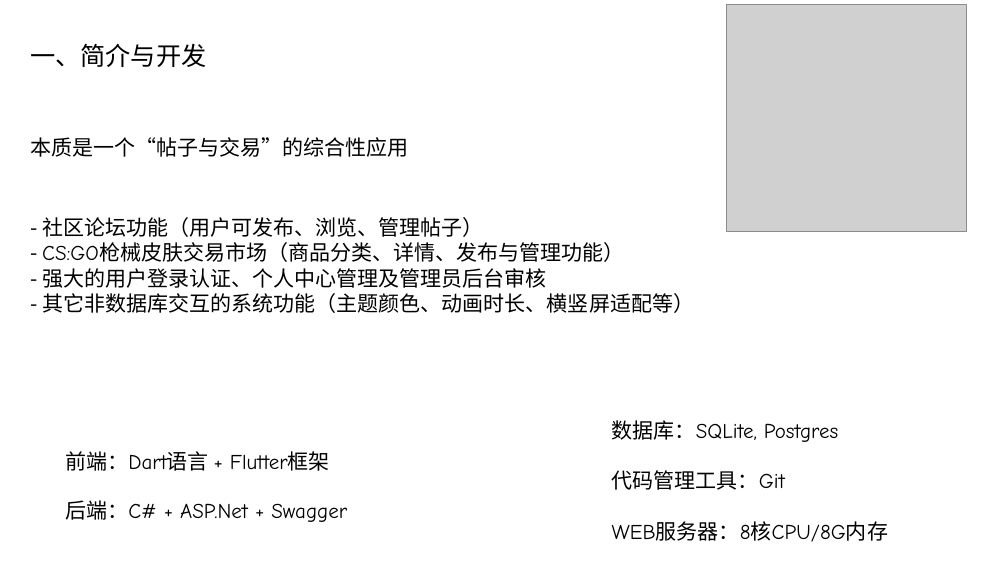
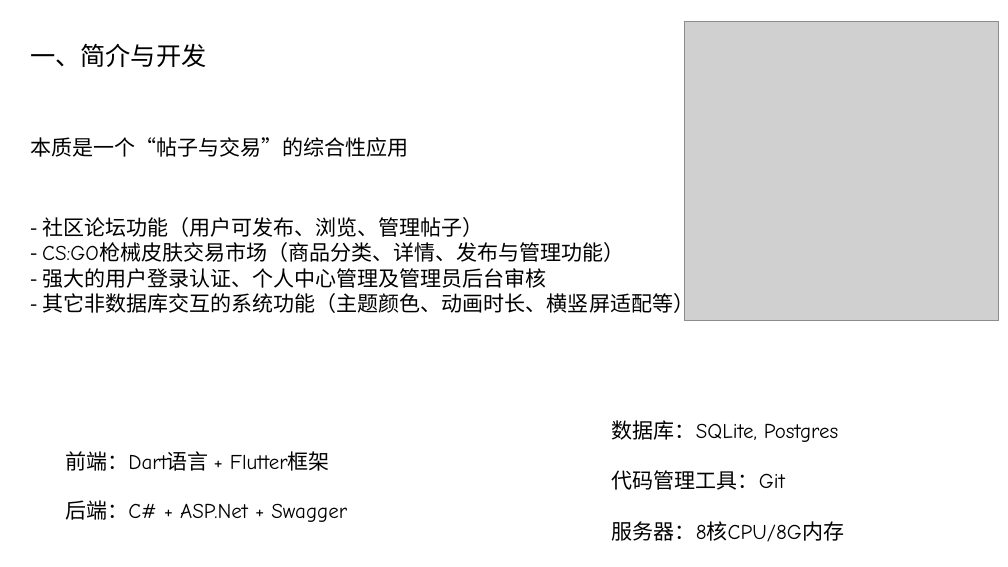
Before and after one commit to 57UU/southern_money, a slide deck: slide 2 of report/数据库演示.pptx. Drawn at 1008x567 pixels with LibreOffice and Linux fonts; fonts in the diff are those of the drawing; grey boxes stand for pictures. Boxes give left, top, right and bottom in pixels: in the first picture for what was removed or moved away, otherwise in the second. Text is boxed around its words. In the diff, an @@ line names an element or a change of style, - is before the commit and + after.

```diff
--- a/report/数据库演示.pptx
+++ b/report/数据库演示.pptx
@@ picture resized from (x1=727, y1=4, x2=966, y2=231) to (x1=684, y1=21, x2=999, y2=320) @@
@@ text at (x1=612, y1=521, x2=844, y2=542): text changed @@
-WEB服务器：8核CPU/8G内存
+服务器：8核CPU/8G内存
```
Also in this commit, not shown: 6 other slides changed, 2 slides added, 1 other file.
